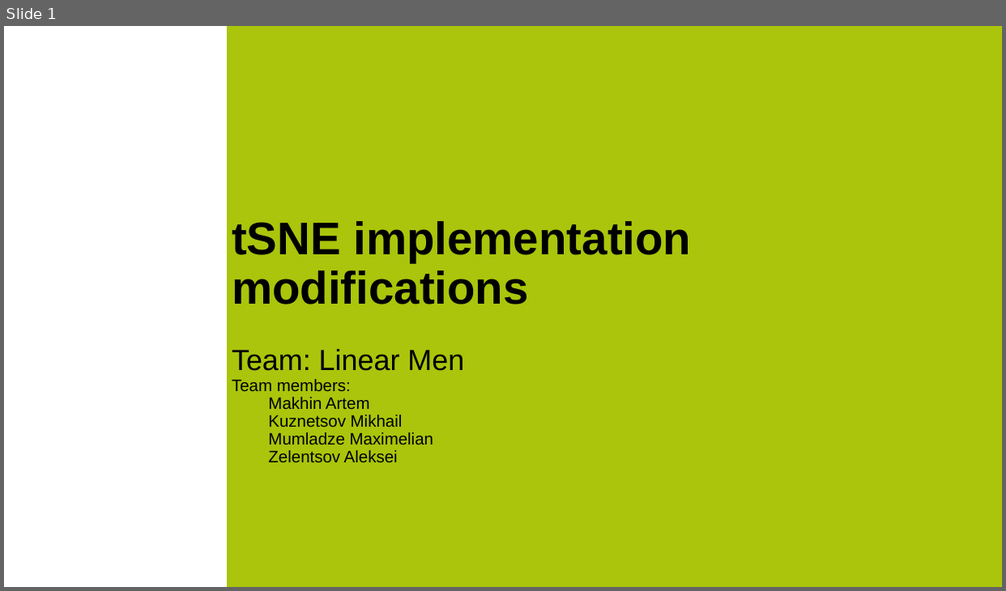
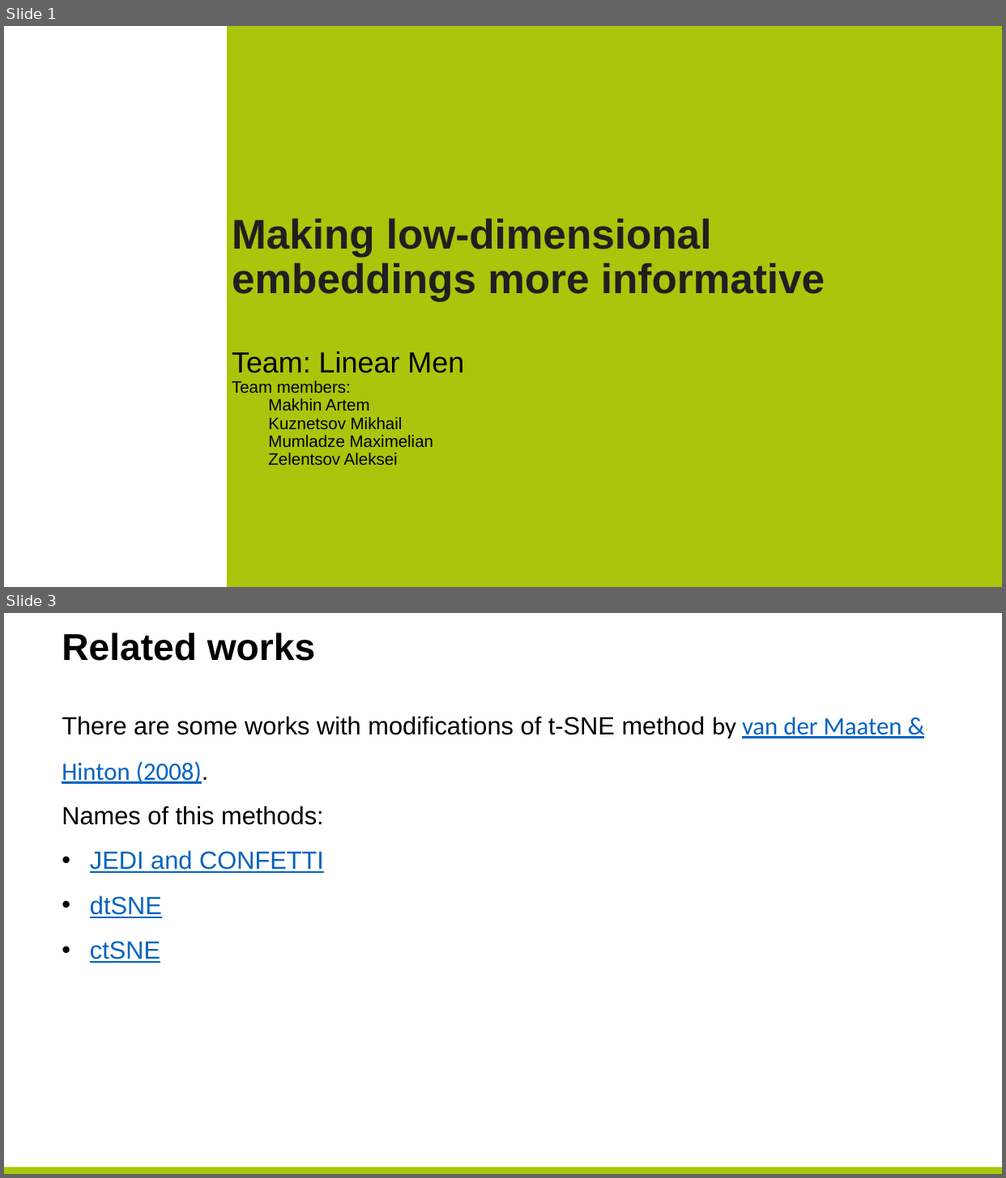
Before and after one commit to Recap-Minutes-of-Meetings/tsne, a slide deck: preso.pptx. Shown one above the other, each under a label of ours: slide 1 before the commit, slides 1 and 3 after it; the slides between them are not shown. The pictures are 1006x591 and 1006x1178 pixels, drawn with LibreOffice and Linux fonts; fonts in the diff are those of the drawing; background and template pictures are left out. Boxes give left, top, right and bottom in pixels: in the first picture for what was removed or moved away, otherwise in the second. Text is boxed around its words. In the diff, an @@ line names an element or a change of style, - is before the commit and + after.

```diff
--- a/preso.pptx
+++ b/preso.pptx
@@ slide 3 added at (4,613,1002,1174), background #FFFFFF @@
@@ title added at (62,632,315,661), 36 pt, text #000000, bold @@
+Related works
@@ text added at (62,716,902,963), 24 pt, text #000000 @@
+There are some works with modifications of t-SNE method by van der Maaten & Hinton (2008).
+Names of this methods:
+• JEDI and CONFETTI
+• dtSNE
+• ctSNE
@@ rectangle added at (4,1168,1002,1174), fill #AAC50B @@
@@ slide 1 changed as well @@
@@ text at (232,219,825,301): text changed; size 44 to 40 pt; text colour #000000 to #1F1F1F @@
-tSNE implementation modifications
+Making low-dimensional embeddings more informative
```
Also in this commit, not shown: 5 other slides changed, 7 other slides added, 1 slide removed.
